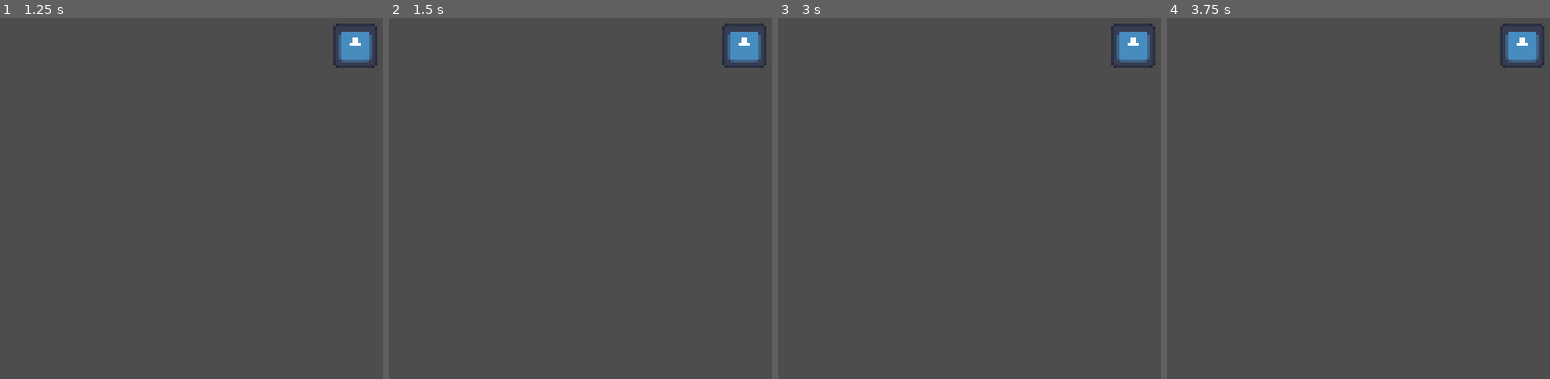
Above: before the commit, frames 1-4 (left to right).
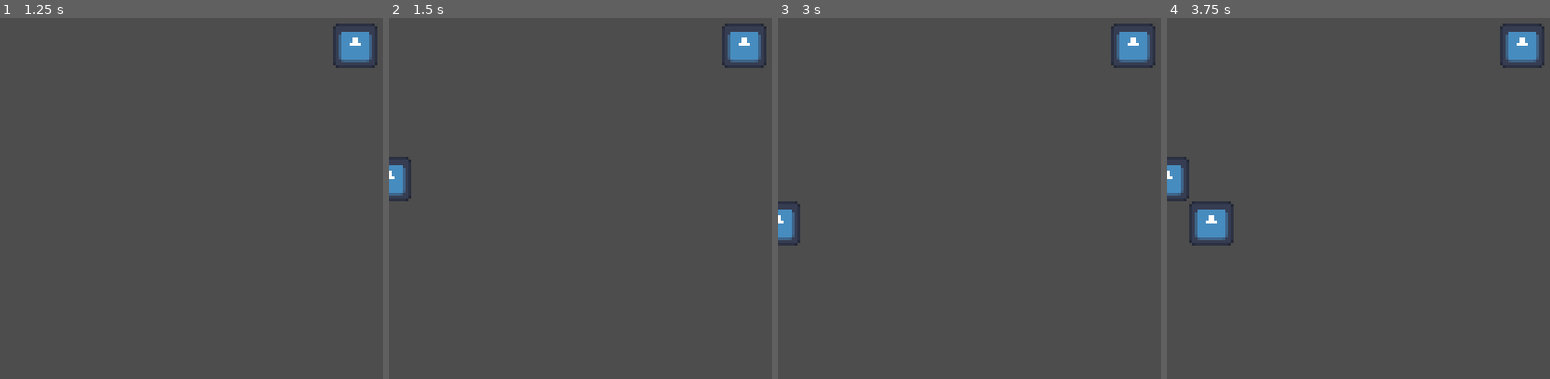
Above: after the commit, the same moments.

Repository: studentkrisk/minijam134
Game: Godot game, scene res://World/world.tscn
The game is run twice, just before and just after one commit, with the same random seed, the same clock (stepped at 60 frames per second) and the same inputs. The engine's default icon, where the game draws it, is replaced by a stand-in: a white triangle on a blue panel in a dark square.
Inputs:
- Up to frame 1 (1.25 s): tap Enter at 0.5 s; hold D (game_right) from 0.53 s (still down); tap Space (wait, bound only after the commit) at 0.6 s
- Up to frame 2 (1.5 s): tap Space (wait, bound only after the commit) at 1.25, 1.35 s; release D (game_right) at 1.28 s; hold S (game_down) from 1.28 s (still down)
- Up to frame 3 (3 s): tap Enter at 2 s; release S (game_down) at 2.03 s; hold D (game_right) 2.03-2.78 s; tap Space (wait, bound only after the commit) at 2.1, 2.75, 2.85 s; hold W (game_up) from 2.78 s (still down)
- Up to frame 4 (3.75 s): tap Enter at 3.5 s; release W (game_up) at 3.53 s; hold A (game_left) from 3.53 s (still down); tap Space (wait, bound only after the commit) at 3.6 s

Frame 1 is identical in both runs. In frame 2, 0.5% of the frame differs, in the area x 0-6%, y 38-51%; in frame 3, 0.5%; in frame 4, 1.5%, in the area x 0-18%, y 38-64%.

Commit message:
Enemy Movement

Diff:
--- a/Enemies/Pirates.gd
+++ b/Enemies/Pirates.gd
@@ -1,4 +1,23 @@
 extends CharacterBody2D
 
+var player = null
+
 func _turn():
-	print("turn")
+	if player != null:
+		var inp = Vector2.ZERO
+		if(abs(player.global_position.y - global_position.y) < abs(player.global_position.x - global_position.x)):
+			if(player.global_position.y < global_position.y):
+				inp = Vector2(0, -1)
+			else:
+				inp = Vector2(0, 1)
+		else:
+			if(player.global_position.x < global_position.x):
+				inp = Vector2(-1, 0)
+			else:
+				inp = Vector2(1, 0)
+		$Raycast2D.target_position = inp * Global.tile_size
+		if not $Raycast2D.is_colliding():
+			global_position += $Raycast2D.target_position
+
+func _on_player_detection_zone_body_entered(body):
+	player = body
--- a/Enemies/Pirates.tscn
+++ b/Enemies/Pirates.tscn
@@ -1,10 +1,13 @@
-[gd_scene load_steps=4 format=3 uid="uid://vrrpce0gurqc"]
+[gd_scene load_steps=5 format=3 uid="uid://vrrpce0gurqc"]
 
 [ext_resource type="Script" path="res://Enemies/Pirates.gd" id="1_btya5"]
 [ext_resource type="Texture2D" uid="uid://vie548wsuwa3" path="res://icon.svg" id="1_i6ryi"]
 
 [sub_resource type="RectangleShape2D" id="RectangleShape2D_4mysd"]
 size = Vector2(16, 16)
+
+[sub_resource type="RectangleShape2D" id="RectangleShape2D_lw6yh"]
+size = Vector2(80, 80)
 
 [node name="Pirates" type="CharacterBody2D"]
 script = ExtResource("1_btya5")
@@ -15,3 +18,15 @@
 
 [node name="CollisionShape2D" type="CollisionShape2D" parent="."]
 shape = SubResource("RectangleShape2D_4mysd")
+
+[node name="PlayerDetectionZone" type="Area2D" parent="."]
+collision_layer = 2
+collision_mask = 2
+
+[node name="CollisionShape2D" type="CollisionShape2D" parent="PlayerDetectionZone"]
+shape = SubResource("RectangleShape2D_lw6yh")
+
+[node name="Raycast2D" type="RayCast2D" parent="."]
+target_position = Vector2(0, 0)
+
+[connection signal="body_entered" from="PlayerDetectionZone" to="." method="_on_player_detection_zone_body_entered"]
--- /dev/null
+++ b/Global.gd
@@ -0,0 +1,3 @@
+extends Node
+
+var tile_size = 16
--- a/Player/Player.gd
+++ b/Player/Player.gd
@@ -1,6 +1,5 @@
 extends CharacterBody2D
 
-var tile_size = 16
 var moving = false
 
 signal turn_end
@@ -13,6 +12,9 @@
 			moving = false
 	moving = false
 
+	if Input.is_action_just_pressed("wait"):
+		emit_signal("turn_end")
+
 	var inp = Vector2(
 		-int(Input.is_action_just_pressed("game_left")) + int(Input.is_action_just_pressed("game_right")),
 		-int(Input.is_action_just_pressed("game_up")) + int(Input.is_action_just_pressed("game_down"))
@@ -20,4 +22,4 @@
 
 	if(inp != Vector2.ZERO):
 		moving = true
-	$Raycast2D.target_position = inp * tile_size
+	$Raycast2D.target_position = inp * Global.tile_size
--- a/Player/Player.tscn
+++ b/Player/Player.tscn
@@ -4,9 +4,10 @@
 [ext_resource type="Script" path="res://Player/Player.gd" id="1_qeom8"]
 
 [sub_resource type="RectangleShape2D" id="RectangleShape2D_ucujw"]
-size = Vector2(16, 16)
+size = Vector2(15, 15)
 
 [node name="Player" type="CharacterBody2D"]
+collision_layer = 3
 script = ExtResource("1_qeom8")
 
 [node name="Icon" type="Sprite2D" parent="."]
--- a/World/Spawner.gd
+++ b/World/Spawner.gd
@@ -2,7 +2,7 @@
 
 @onready var Pirate = preload("res://Enemies/Pirates.tscn")
 
-@export var chance = 50
+@export var chance = 10
 
 var rng = RandomNumberGenerator.new()
 
--- a/World/world.gd
+++ b/World/world.gd
@@ -7,5 +7,4 @@
 	$Player.turn_end.connect(_turn_end)
 
 func _turn_end():
-	print("yes")
 	$Enemies._turn()
--- a/project.godot
+++ b/project.godot
@@ -14,6 +14,10 @@
 run/main_scene="res://World/world.tscn"
 config/features=PackedStringArray("4.0", "GL Compatibility")
 config/icon="res://icon.svg"
+
+[autoload]
+
+Global="*res://Global.gd"
 
 [display]
 
@@ -49,6 +53,11 @@
 , Object(InputEventKey,"resource_local_to_scene":false,"resource_name":"","device":-1,"window_id":0,"alt_pressed":false,"shift_pressed":false,"ctrl_pressed":false,"meta_pressed":false,"pressed":false,"keycode":0,"physical_keycode":4194322,"key_label":0,"unicode":0,"echo":false,"script":null)
 ]
 }
+wait={
+"deadzone": 0.5,
+"events": [Object(InputEventKey,"resource_local_to_scene":false,"resource_name":"","device":-1,"window_id":0,"alt_pressed":false,"shift_pressed":false,"ctrl_pressed":false,"meta_pressed":false,"pressed":false,"keycode":0,"physical_keycode":32,"key_label":0,"unicode":32,"echo":false,"script":null)
+]
+}
 
 [rendering]
 
Not shown, changed: .gitignore
